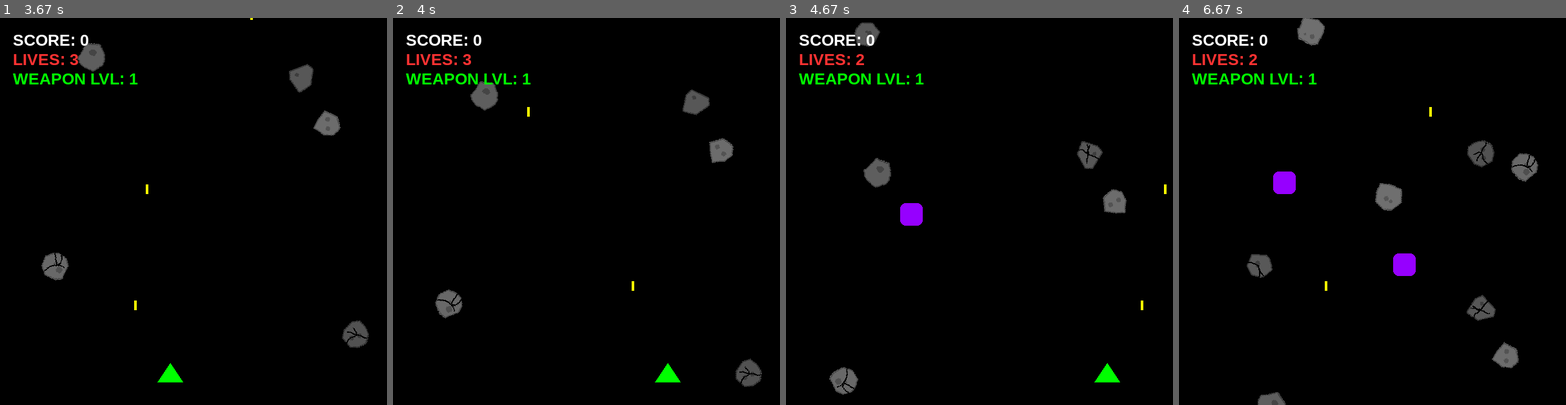
Above: before the commit, frames 1-4 (left to right).
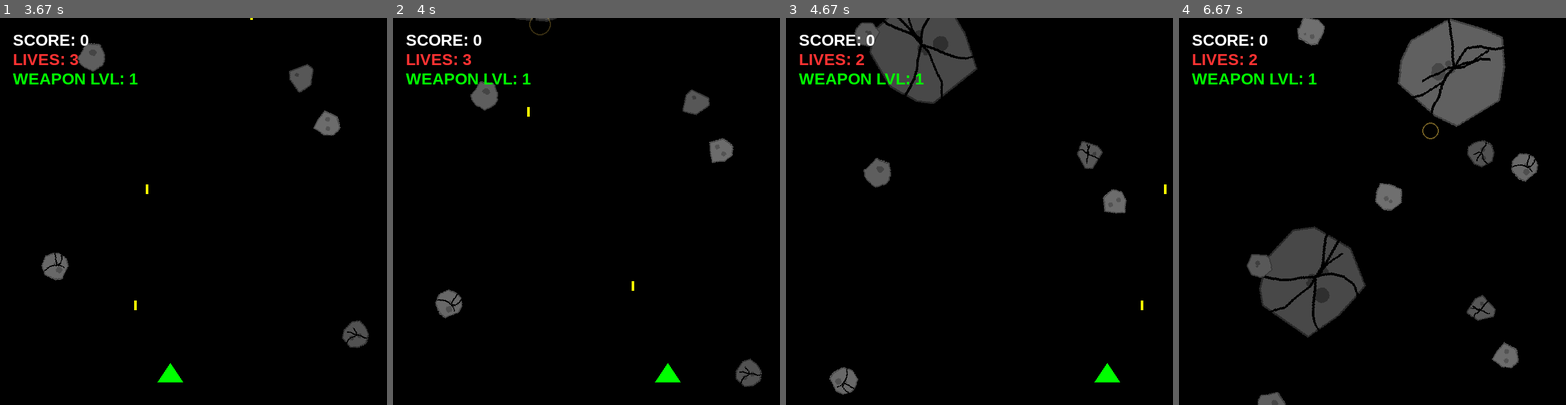
Above: after the commit, the same moments.

Repository: Farae1/pygame
Game: pygame game, started from main.py
Two runs of this game, one before a commit and one after it. Both use one fixed random seed, a clock stepped at 60 frames per second and the inputs below.
Inputs:
- Up to frame 1 (3.67 s): hold Right 0.33-0.8 s; hold Right 0.83-1.3 s; tap Space at 0.9, 1.2, 1.4, 1.7, 1.97, 2.27, 2.4, 2.7, 3.07, 3.37, 3.57 s; hold Left 1.33-1.87 s; hold Left 1.9-2.3 s; hold Right 2.33-2.97 s; hold Left 3-3.47 s; hold Right from 3.5 s (still down)
- Up to frame 2 (4 s): tap Space at 3.87 s; release Right at 3.97 s
- Up to frame 3 (4.67 s): hold Right 4-4.47 s; tap Space at 4.07, 4.37, 4.57 s; hold Left from 4.5 s (still down)
- Up to frame 4 (6.67 s): tap Space at 4.87, 5.13, 5.43, 5.57, 5.87, 6.23, 6.53 s; release Left at 5.03 s; hold Left 5.07-5.47 s; hold Right 5.5-6.13 s; hold Left 6.17-6.63 s

Frame 1 is identical in both runs. In frame 2, 0.1% of the frame differs, in the area x 31-43%, y 0-5%; in frame 3, 4.4%; in frame 4, 11%, in the area x 17-85%, y 0-83%.

Commit message:
refactor: refatorando o inimigo especial também, deixando igual o meteoro normal e mudando a dinâmica dele.

Diff:
--- a/main.py
+++ b/main.py
@@ -4,12 +4,12 @@
 
 from src.core.constants import (
     LARGURA, ALTURA,
-    PRETO, BRANCO, VERDE, VERMELHO, ROXO, AMARELO,
+    PRETO, BRANCO, VERDE, VERMELHO,
 )
 from src.core.tela import Tela
 from src.components.jogador import Jogador
 from src.components.tiros import Tiro
-from src.components.inimigos import MeteoroNormal, FragmentoMeteoro, ImpactoTiro, InimigoEspecial, Boss
+from src.components.inimigos import MeteoroNormal, MeteoroEspecial, FragmentoMeteoro, ImpactoTiro, Boss
 
 pygame.init()
 
@@ -77,19 +77,15 @@
             if evento.type == SPAWN_TIMER and not fase_boss:
                 sorteio = random.random()
                 hp_v = 2
-                hp_e = 3 if pontos < 1000 else 6
+                hp_e = 12
                 if pontos < 1000:
-                    if sorteio < 0.05:
-                        novo = InimigoEspecial("esq", ROXO, hp_e, get_pontos)
-                    elif sorteio < 0.10:
-                        novo = InimigoEspecial("dir", AMARELO, hp_e, get_pontos)
+                    if sorteio < 0.10:
+                        novo = MeteoroEspecial(hp_e, get_pontos)
                     else:
                         novo = MeteoroNormal(hp_v, get_pontos)
                 else:
-                    if sorteio < 0.30:
-                        novo = InimigoEspecial("esq", ROXO, hp_e, get_pontos)
-                    elif sorteio < 0.60:
-                        novo = InimigoEspecial("dir", AMARELO, hp_e, get_pontos)
+                    if sorteio < 0.60:
+                        novo = MeteoroEspecial(hp_e, get_pontos)
                     else:
                         novo = MeteoroNormal(hp_v, get_pontos)
                 todos_sprites.add(novo)
@@ -129,7 +125,7 @@
                     vitoria = True
             else:
                 inimigo.vida -= total_dano
-                if isinstance(inimigo, MeteoroNormal):
+                if isinstance(inimigo, (MeteoroNormal, MeteoroEspecial)):
                     for b in balas:
                         todos_sprites.add(ImpactoTiro(b.rect.centerx, b.rect.centery))
                 if inimigo.vida <= 0:
@@ -137,9 +133,9 @@
                         for _ in range(random.randint(4, 7)):
                             f = FragmentoMeteoro(inimigo.rect.centerx, inimigo.rect.centery, inimigo.tom)
                             todos_sprites.add(f)
-                    pontos += 35 if isinstance(inimigo, InimigoEspecial) else 10
+                    pontos += 50 if isinstance(inimigo, MeteoroEspecial) else 10
                     inimigo.kill()
-                elif isinstance(inimigo, (MeteoroNormal, InimigoEspecial)):
+                elif isinstance(inimigo, (MeteoroNormal, MeteoroEspecial)):
                     inimigo.atualizar_visual()
 
         hits_defesa = pygame.sprite.groupcollide(grupo_tiros_inimigos, grupo_tiros, False, True)
--- a/src/components/inimigos.py
+++ b/src/components/inimigos.py
@@ -130,47 +130,66 @@
             self.kill()
 
 
-class InimigoEspecial(Sprite):
-    def __init__(self, lado, cor, hp, get_pontos):
-        super().__init__()
-        self.cor_base = cor
-        self.lado = lado
+class MeteoroEspecial(Sprite):
+    def __init__(self, hp, get_pontos):
+        super().__init__()
         self.vida = hp
-        self.vida_max = hp
         self._get_pontos = get_pontos
-        self.image = pygame.Surface((35, 35), pygame.SRCALPHA)
-        self.atualizar_visual()
-        self.tempo_offset = random.randint(0, 1000)
+        self._image_normal, self._image_rachado = self._gerar_imagens()
+        self._image_base = self._image_normal
+        self.image = self._image_base
+        self.angulo = random.randint(0, 360)
+        self.vel_rotacao = random.uniform(-1.2, 1.2)
         self.reset_pos()
 
+    def _gerar_imagens(self):
+        tamanho = 200
+        surf = pygame.Surface((tamanho, tamanho), pygame.SRCALPHA)
+        cx, cy = tamanho // 2, tamanho // 2
+        num_pts = random.randint(9, 13)
+        pts = []
+        for i in range(num_pts):
+            ang = (2 * math.pi / num_pts) * i + random.uniform(-0.25, 0.25)
+            r = random.randint(68, 92)
+            pts.append((cx + math.cos(ang) * r, cy + math.sin(ang) * r))
+        self.tom = random.randint(70, 105)
+        pygame.draw.polygon(surf, (self.tom, self.tom, self.tom), pts)
+        pygame.draw.polygon(surf, (self.tom - 30, self.tom - 30, self.tom - 30), pts, 3)
+        for _ in range(4):
+            cx2 = cx + random.randint(-25, 25)
+            cy2 = cy + random.randint(-25, 25)
+            pygame.draw.circle(surf, (self.tom - 25, self.tom - 25, self.tom - 25), (cx2, cy2), random.randint(5, 14))
+
+        surf_rachado = surf.copy()
+        for _ in range(random.randint(5, 8)):
+            ang = random.uniform(0, 2 * math.pi)
+            x, y = float(cx), float(cy)
+            pts_crack = [(int(x), int(y))]
+            for _ in range(random.randint(4, 7)):
+                ang += random.uniform(-0.5, 0.5)
+                x += math.cos(ang) * random.uniform(10, 22)
+                y += math.sin(ang) * random.uniform(10, 22)
+                pts_crack.append((int(x), int(y)))
+            pygame.draw.lines(surf_rachado, (0, 0, 0), False, pts_crack, 2)
+            pygame.draw.lines(surf_rachado, (0, 0, 0), False, pts_crack, 4)
+
+        return surf, surf_rachado
+
     def atualizar_visual(self):
-        pct = self.vida / self.vida_max
-        cor = self.cor_base if pct > 0.7 else CINZA if pct > 0.3 else BRANCO
-        self.image.fill((0, 0, 0, 0))
-        pygame.draw.rect(self.image, cor, (0, 0, 35, 35), border_radius=8)
+        self._image_base = self._image_rachado
 
     def reset_pos(self):
-        pontos = self._get_pontos()
-        x_ini = -50 if self.lado == "esq" else LARGURA + 50
-        x_curva = 180 if self.lado == "esq" else LARGURA - 180
-        self.caminho = [(x_ini, 560), (x_curva, 240), (LARGURA / 2, 80), (random.randint(20, LARGURA - 20), 900)]
-        self.ponto_atual, self.pos = 0, pygame.math.Vector2(self.caminho[0])
-        self.rect = self.image.get_rect(center=self.pos)
-        self.vel = 5 + (pontos // 200) * 0.5
-        self.amplitude = 60 + (pontos // 350) * 15
-        self.frequencia = 0.005 + (pontos // 350) * 0.001
-
-    def update(self):
-        alvo = pygame.math.Vector2(self.caminho[self.ponto_atual])
-        direcao = alvo - self.pos
-        if direcao.length() < self.vel:
-            self.ponto_atual += 1
-            if self.ponto_atual >= len(self.caminho):
-                self.reset_pos()
-        elif direcao.length() > 0:
-            self.pos += direcao.normalize() * self.vel
-        balanco = math.sin(pygame.time.get_ticks() * self.frequencia + self.tempo_offset) * self.amplitude
-        self.rect.center = (self.pos.x + balanco, self.pos.y)
+        self.rect = self._image_normal.get_rect(center=(random.randint(100, LARGURA - 100), -150))
+        bonus_vel = (self._get_pontos() // 200) * 1.2
+        self.vel_y = random.uniform(2.25, 4.2) + bonus_vel
+
+    def update(self):
+        self.rect.y += self.vel_y
+        self.angulo = (self.angulo + self.vel_rotacao) % 360
+        self.image = pygame.transform.rotate(self._image_base, self.angulo)
+        self.rect = self.image.get_rect(center=self.rect.center)
+        if self.rect.top > ALTURA:
+            self.reset_pos()
 
 
 class Boss(Sprite):
